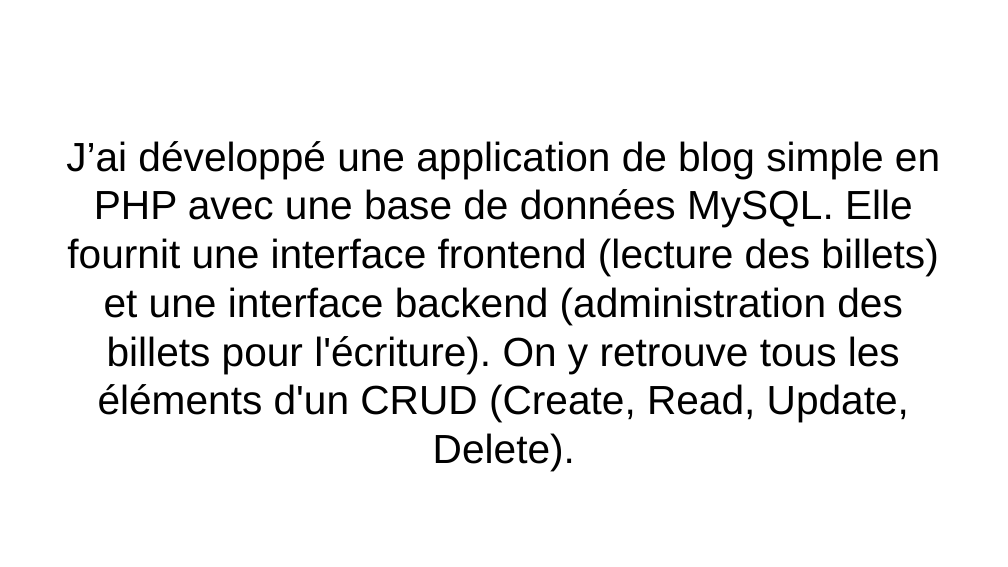
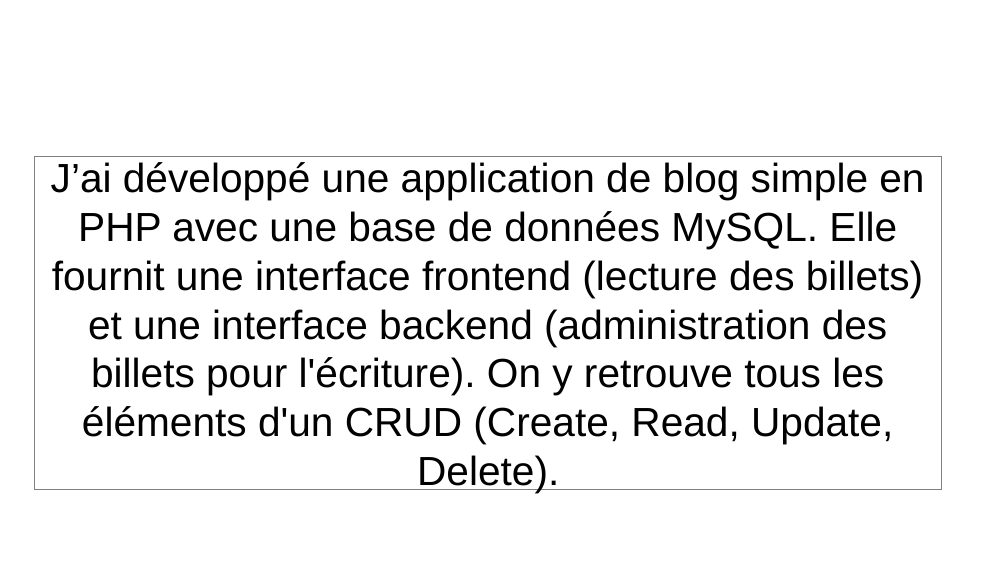
Before and after one commit to gambit13009/alaska, a slide deck: slide 1 of Support-Alaska.odp. Drawn at 1008x567 pixels with LibreOffice and Linux fonts; fonts in the diff are those of the drawing; background and template pictures are left out. Boxes give left, top, right and bottom in pixels: in the first picture for what was removed or moved away, otherwise in the second. Text is boxed around its words. In the diff, an @@ line names an element or a change of style, - is before the commit and + after.

Commit message:
maj createpost

```diff
--- a/Support-Alaska.odp
+++ b/Support-Alaska.odp
@@ subtitle "J’ai développé une application de ...": place and size @@
-subtitle "J’ai développé une application de ..." at (66,141,940,471)
+subtitle "J’ai développé une application de ..." at (35,156,942,490)
@@ subtitle "J’ai développé une application de ..." at (35,156,942,490): outline none to #808080 0 pt @@
```
Also in this commit, not shown: 11 slides added, 11 slides removed, 15 other files.
